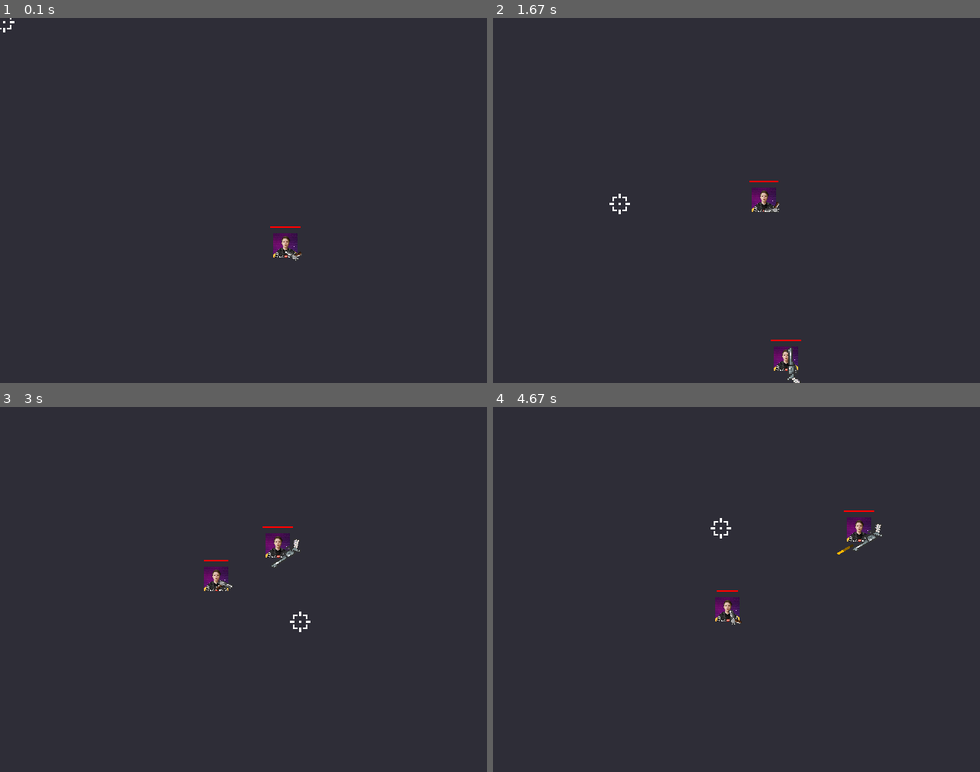
Above: before the commit, frames 1-4 (two rows, left to right).
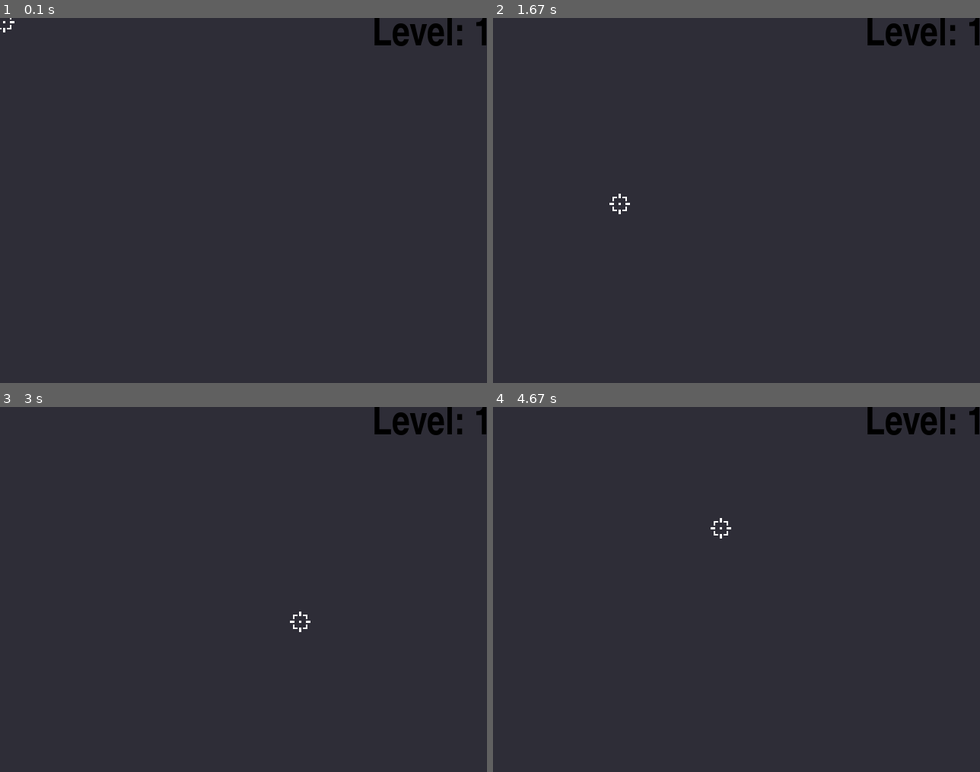
Above: after the commit, the same moments.

Repository: RyDawg-Studios/Chipset
Game: pygame game, started from main.py
Same seed, same stepped clock (60 frames per second), same inputs: the game is played once before the commit and once after it.
Inputs (mouse positions are in pixels of both pictures, inside the frame that each line leads up to):
- Up to frame 1 (0.1 s): no input
- Up to frame 2 (1.67 s): hold Right 0.33-0.8 s; move the mouse to (717, 215) at 0.37 s; hold Up 0.83-1.13 s; move the mouse to (892, 189) at 0.87 s; hold Right 1.17-1.63 s; move the mouse to (619, 204) at 1.2 s
- Up to frame 3 (3 s): hold Left 1.67-2.2 s; move the mouse to (92, 534) at 1.7 s; hold Down 2.23-2.53 s; move the mouse to (316, 461) at 2.27 s; hold Left 2.57-2.97 s; move the mouse to (301, 622) at 2.6 s
- Up to frame 4 (4.67 s): hold Up 3-3.37 s; move the mouse to (746, 465) at 3.03 s; hold Right 3.4-4.03 s; move the mouse to (561, 578) at 3.43 s; hold Down 4.07-4.43 s; move the mouse to (741, 629) at 4.1 s; hold Left from 4.47 s (still down); move the mouse to (721, 527) at 4.5 s

The runs differ from the first frame. In frame 1, 1.0% of the frame differs, in the area x 55-100%, y 0-67%; in frame 2, 1.3%; in frame 3, 1.3%; in frame 4, 1.4%, in the area x 45-100%, y 0-60%.

Commit message:
Added UI and better controller support

Diff:
--- a/data/engine/sprite/sprite_component.py
+++ b/data/engine/sprite/sprite_component.py
@@ -4,7 +4,7 @@
 
 
 class Sprite(pygame.sprite.Sprite):
-    def __init__(self, parent, sprite, rotation, scale, layer: AbstractGroup) -> None:
+    def __init__(self, parent, sprite, rotation, scale, layer: AbstractGroup):
         super().__init__()
         self.parent = parent
         self.layer = layer
--- a/data/topdownshooter/content/objects/levelgenerator/level_generator.py
+++ b/data/topdownshooter/content/objects/levelgenerator/level_generator.py
@@ -26,14 +26,14 @@
 
 
     def generate_points(self):
-        for i in range(5):
+        for i in range(3):
             self.points.append([random.randint(0, self.scale[0]*2), random.randint(0, self.scale[1]*2)])
 
     def generate_rects(self):
         for point in self.points:
             rect = []
-            x = random.randint(10, 14)
-            y = random.randint(10, 14)
+            x = random.randint(10, 15)
+            y = random.randint(10, 15)
 
             o = [point[0]-x, point[1]+y]
 
@@ -59,8 +59,7 @@
         for rect in self.rects:
             for tile in rect:
                 if tile not in self.whitespace:
-                    #self.man.add_object(obj=Tile(man=self.man, pde=self.pde, position=[tile[0]*16 + 16, tile[1]*16 + 16], sprite=r'data\topdownshooter\assets\sprites\tiles\wall1.png'))
-                    pass
+                    self.man.add_object(obj=Tile(man=self.man, pde=self.pde, position=[tile[0]*16 + 16, tile[1]*16 + 16], sprite=r'data\topdownshooter\assets\sprites\tiles\wall1.png'))
 
     def generate_safe_spawnpoints(self):
         safe = []
--- a/data/topdownshooter/content/objects/player/player.py
+++ b/data/topdownshooter/content/objects/player/player.py
@@ -8,6 +8,7 @@
 from data.topdownshooter.content.objects.player.shooter_controller import ShooterController
 from data.topdownshooter.content.objects.shooterentity.shooterentity import ShooterEntity
 from data.topdownshooter.content.objects.widget.fadeout import FadeOut
+from data.topdownshooter.content.objects.widget.shooterwidget import ShooterWidget
 
 class Crosshair(Actor):
     def __init__(self, man, pde, position) -> None:
@@ -28,6 +29,8 @@
         self.pausable = False
         self.bleed = True
         self.crosshair = None
+
+        self.ui = self.pde.display_manager.userInterface.add_object(ShooterWidget(man=self.pde.display_manager.userInterface, pde=self.pde))
 
         self.weaponindx = 0
 
@@ -56,9 +59,11 @@
         if len(self.pde.input_manager.joysticks) > 0:
             if self.weapon is not None:
                 self.target = pygame.Vector2(self.weapon.rect.center) + (pygame.Vector2(round(self.components["PlayerController"].axis[2], 2), round(self.components["PlayerController"].axis[3], 2)) * 50)
-                self.cam.rect.center = self.target
+            else:
+                self.target = self.position
         else:
             self.target = self.pde.input_manager.mouse_position
+        self.cam.rect.center = self.target
 
     def update(self):
         super().update()
@@ -86,3 +91,7 @@
         self.canShoot = False
         self.components["Sprite"] = SpriteComponent(owner=self, sprite=r'data\assets\sprites\deadme.png', layer=2)
         self.dropweapon()
+
+    def deconstruct(self):
+        super().deconstruct()
+        self.ui.deconstruct()
--- a/data/topdownshooter/content/objects/player/shooter_controller.py
+++ b/data/topdownshooter/content/objects/player/shooter_controller.py
@@ -10,11 +10,11 @@
     def on_input(self, input):
         super().on_input(input)
 
-        if input == pygame.K_l:
+        if input == pygame.K_l or input == 4:
             self.owner.pde.game.restart()
         if input == pygame.K_LSHIFT:
             self.owner.dodging = True
-        if input == pygame.K_LALT:
+        if input == pygame.K_LALT or input == 8:
             self.owner.altShot(target=self.owner.pde.input_manager.mouse_position)
         if input == pygame.K_f or input == 2:
             self.owner.interact()
@@ -29,6 +29,7 @@
 
 
     def manage_input(self):
+        super().manage_input()
 
         if pygame.K_RIGHT in self.owner.pde.input_manager.key_inputs or pygame.K_d in self.owner.pde.input_manager.key_inputs:
             self.owner.movement[0] = 1
@@ -46,7 +47,6 @@
         if pygame.K_SPACE in self.owner.pde.input_manager.key_inputs:
             self.owner.shootweapon(self.owner.pde.input_manager.mouse_position)
 
-        return super().manage_input()
 
     def on_joystick(self, event):
         if event.axis <= 6:
@@ -66,4 +66,4 @@
 
             if self.axis[5] > .5:
                 if self.owner.weapon is not None:
-                    self.owner.shootweapon(target=pygame.Vector2(self.owner.weapon.position) + (pygame.Vector2(self.axis[2], self.axis[3])*30))
+                    self.owner.shootweapon(target=pygame.Vector2(self.owner.weapon.position) + (pygame.Vector2(self.axis[2], self.axis[3])*35))
--- a/data/topdownshooter/content/objects/shooterentity/shooterentity.py
+++ b/data/topdownshooter/content/objects/shooterentity/shooterentity.py
@@ -78,7 +78,6 @@
     def altShot(self, target):
         if self.weapon != None:
             self.weapon.altShot(target)
-
 
     def update(self):
         super().update()
--- a/data/topdownshooter/content/objects/widget/shooterwidget.py
+++ b/data/topdownshooter/content/objects/widget/shooterwidget.py
@@ -1,6 +1,8 @@
 from data.engine.actor.actor import Actor
 from data.engine.object.object import Object
 from data.engine.sprite.sprite_component import SpriteComponent
+from data.engine.widgets.text import TextComponent
+import pygame
 
 class HealthBar(Actor):
     def __init__(self, man, pde, owner=None):
@@ -22,3 +24,32 @@
         else:
             self.rect.width = 0
         return super().update()
+
+class LevelText(Actor):
+    def __init__(self, man, pde):
+        super().__init__(man, pde)
+        self.checkForCollision = False
+        self.checkForOverlap = False
+        self.scale = [48, 48]
+
+    def construct(self):
+        super().construct()
+        self.components["Text"] = TextComponent(owner=self, text=f"Level: {self.pde.game.currentRoomNumber}", font=pygame.font.SysFont('impact.ttf', 48), layer=5)
+        self.rect.topright=[640-48,0]
+
+    def updateText(self):
+        self.components["Text"].sprite.text = f"Level: {self.pde.game.currentRoomNumber}"
+
+    def update(self):
+        return super().update()
+
+    def deconstruct(self, outer=None):
+        return super().deconstruct(outer)
+
+class ShooterWidget(Actor):
+    def __init__(self, man, pde, position=[0,0], scale=[0,0], checkForOverlap=False, checkForCollision=False, useCenterForPosition=False, lifetime=-1):
+        super().__init__(man, pde, position, scale, checkForOverlap, checkForCollision, useCenterForPosition, lifetime)
+
+    def construct(self):
+        super().construct()
+        self.levelText = self.man.add_object(obj=LevelText(man=self.man, pde=self.pde))
--- a/data/topdownshooter/data/weapondata.json
+++ b/data/topdownshooter/data/weapondata.json
@@ -14,7 +14,7 @@
             "firerate": 12,
             "shotangles": [0],
             "shotspread": 4,
-            "damagemultiplier": 1
+            "damagemultiplier": 1.5
 
         }
     },
